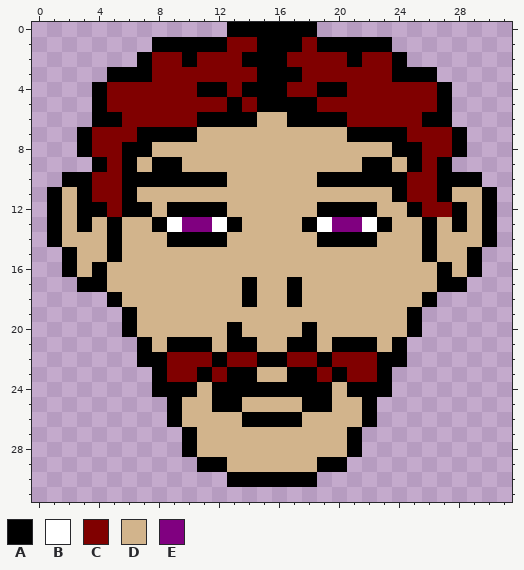
File history of a pixel-art sprite, portrait_2.png. The picture above was drawn from the file before the commit.
The file is 32x32 pixels.
Palette (. is transparent): A #000000  B #ffffff  C #800000  D #d2b48c  E #800080
Pixels before, first column x 1:
 0 ............AAAAAA............
 1 .......AAAAACCAAACAAAAA.......
 2 ......ACCACCCAAACCCCACCA......
 3 ....AAACCCCCCCAAACCCCCCAAA....
 4 ...ACCCCCCAACAAACCAACCCCCCA...
 5 ...ACCCCCCCCACAAAACCCCCCCCA...
 6 ...AACCCCCAAAADDAAAACCCCCAA...
 7 ..ACCCAAAADDDDDDDDDDAAAACCCA..
 8 ..ACCAADDDDDDDDDDDDDDDDAACCA..
 9 ...ACADAADDDDDDDDDDDDAADACA...
10 .AACCAAAAAAADDDDDDAAAAAACCAAA.
11 ADACCADDDDDDDDDDDDDDDDDACCADDA
12 ADAACAADAAAADDDDDDAAAADDACCADA
13 ADADADDABEEBADDDDABEEBADDADADA
14 ADDDADDDAAAADDDDDDAAAADDDADDDA
15 .ADDADDDDDDDDDDDDDDDDDDDDADDA.
16 .ADADDDDDDDDDDDDDDDDDDDDDDADA.
17 ..AADDDDDDDDDADDADDDDDDDDDAA..
18 ....ADDDDDDDDADDADDDDDDDDA....
19 .....ADDDDDDDDDDDDDDDDDDA.....
20 .....ADDDDDDADDDDADDDDDDA.....
21 ......ADAAADAADDAADAAADA......
22 ......AACCCACCAACCACCCAA......
23 .......ACCACAADDAACACCA.......
24 .......AAADAAAAAAAADAAA.......
25 ........ADDAADDDDAADDA........
26 ........ADDDDAAAADDDDA........
27 .........ADDDDDDDDDDA.........
28 .........ADDDDDDDDDDA.........
29 ..........AADDDDDDAA..........
30 ............AAAAAA............
And afterwards:
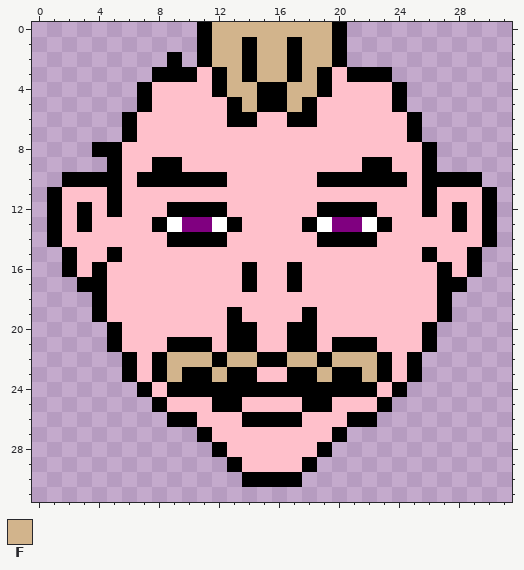
Colours new in this view: F #d2b48c
Diff:
colour D: #d2b48c -> #ffc0cb
Changed rows in their new state; - is a pixel that keeps its letter.
first column x 3:
 0 --------AFFFFFFFFA--------
 1 -----...-FFAFF-FF-...-----
 2 ----..A.AFF-FFAFFA....----
 3 --...AAADAFAFF-FADAAA...--
 4 -...ADDDD-FF--FF-DDDDA...-
 5 -...ADDDDD-F--F-DDDDDA...-
 6 -..ADDDDDD------DDDDDDA..-
 7 ...ADDDD----------DDDDA...
 8 .AADD----------------DDA..
 9 -.AD------------------DA.-
10 -AAD------------------DA--
11 DDAD-----------------DDAD-
12 -DADD-----------------DAD-
13 --D--------------------D--
14 --D--------------------D--
16 -----------A--A-----------
18 -AD--------D--D--------DA-
19 -ADD------A----A------DDA-
20 --AD-------A--A-------DA--
21 --ADD----------------DDA--
22 ---AD-FFF-FF--FF-FFF-DA---
23 ---AD-FA-F------F-AF-DA---
24 ----AD--A--------A--DA----
25 -----AD------------DA-----
26 -------A----------A-------
27 -------.A--------A.-------
28 -------..A------A..-------
29 --------..A----A..--------
30 ----------.----.----------
Where, in picture pixels (left, top, right, bottom), the same in both pictures:
changed: (62, 22, 482, 487)
